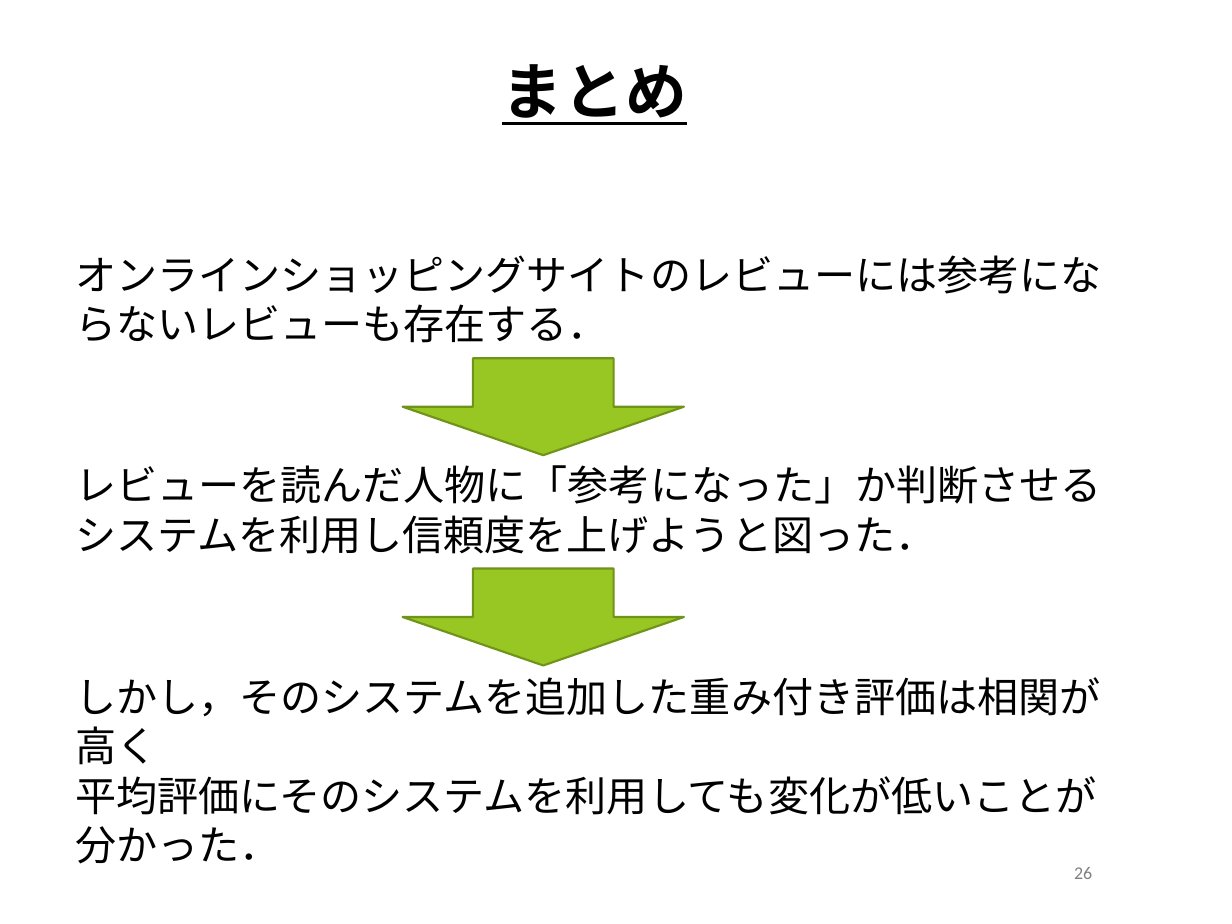
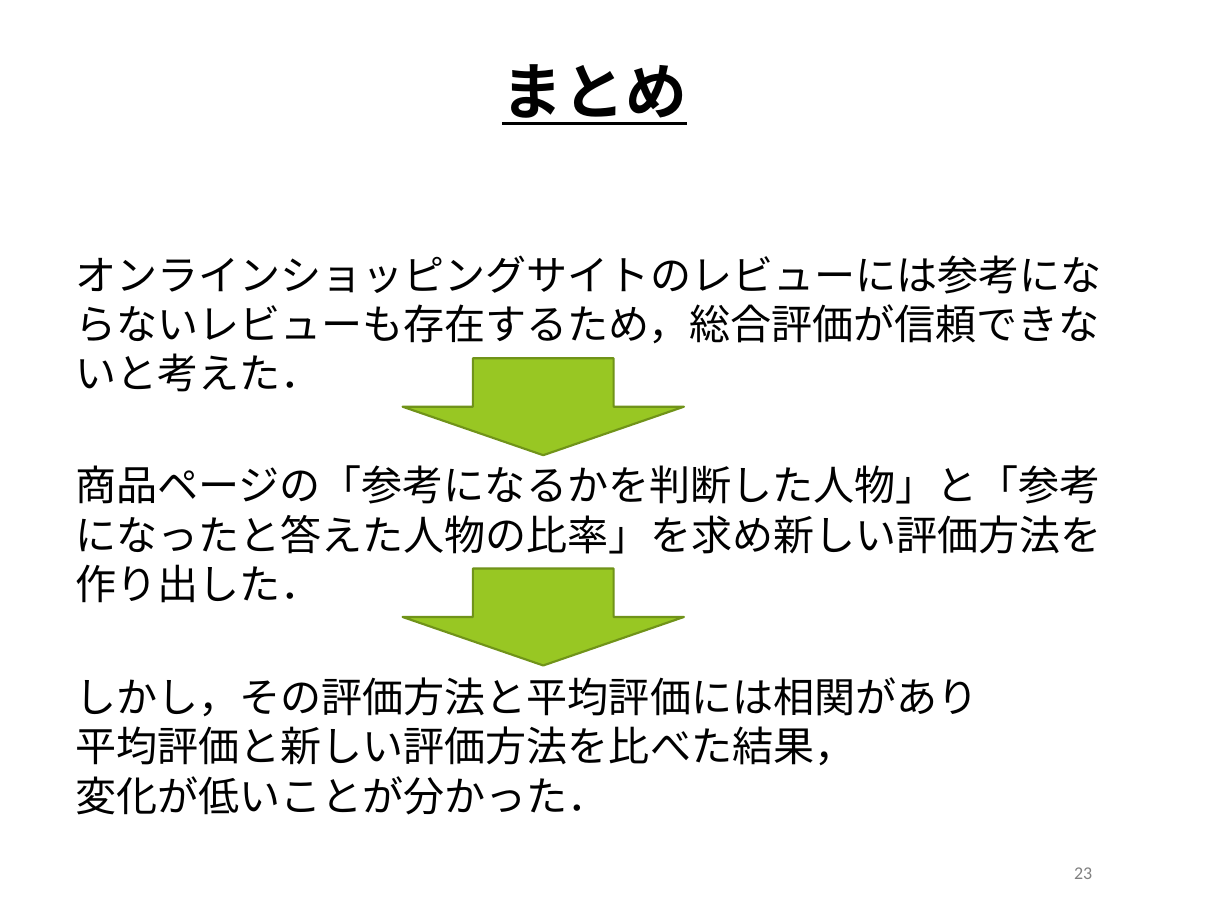
Before and after one commit to keimatsui/kadai, a slide deck: slide 23 of 卒業論文/2014/齋藤勇也/最終発表/卒業論文発表資料.pptx (slide 26 before the commit). Drawn at 1232x924 pixels with LibreOffice and Linux fonts; fonts in the diff are those of the drawing; background and template pictures are left out. Boxes give left, top, right and bottom in pixels: in the first picture for what was removed or moved away, otherwise in the second. Text is boxed around its words. In the diff, an @@ line names an element or a change of style, - is before the commit and + after.

```diff
--- a/卒業論文/2014/齋藤勇也/最終発表/卒業論文発表資料.pptx
+++ b/卒業論文/2014/齋藤勇也/最終発表/卒業論文発表資料.pptx
@@ text at bbox=[75, 255, 1102, 344]: text changed @@
-オンラインショッピングサイトのレビューには参考にならないレビューも存在する．
+オンラインショッピングサイトのレビューには参考にならないレビューも存在するため，総合評価が信頼できないと考えた．
@@ text at bbox=[75, 465, 1102, 554]: text changed @@
-レビューを読んだ人物に「参考になった」か判断させるシステムを利用し信頼度を上げようと図った．
+商品ページの「参考になるかを判断した人物」と「参考になったと答えた人物の比率」を求め新しい評価方法を作り出した．
@@ text at bbox=[75, 677, 979, 815]: text changed @@
-しかし，そのシステムを追加した重み付き評価は相関が高く
-平均評価にそのシステムを利用しても変化が低いことが分かった．
+しかし，その評価方法と平均評価には相関があり
+平均評価と新しい評価方法を比べた結果，
+変化が低いことが分かった．
@@ page number at bbox=[1074, 867, 1092, 879]: text changed @@
-26
+23
```
Also in this commit, not shown: 5 other slides changed, 1 slide added, 3 slides removed.
